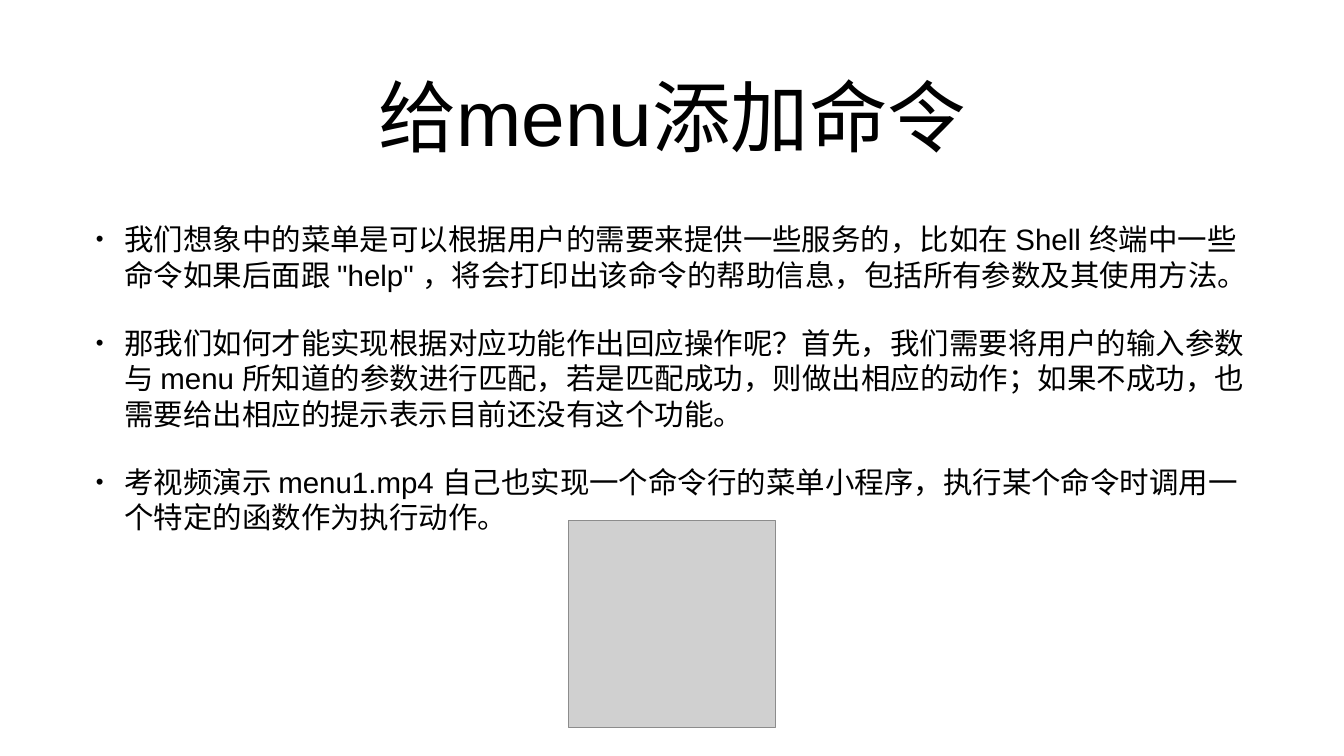
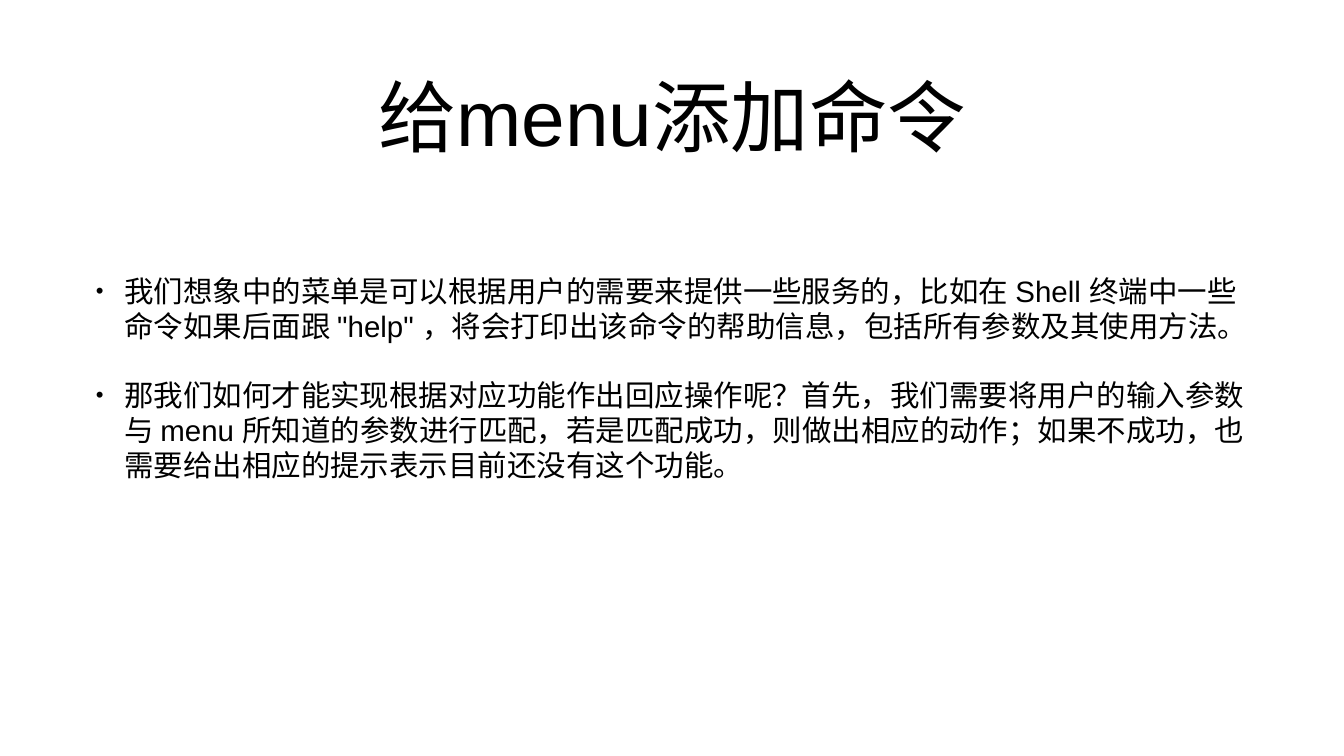
Before and after one commit to mengning/se, a slide deck: slide 16 of ppt/工程化编程实战——代码中的软件工程.pptx. Drawn at 1344x756 pixels with LibreOffice and Linux fonts; fonts in the diff are those of the drawing; grey boxes stand for pictures. Boxes give left, top, right and bottom in pixels: in the first picture for what was removed or moved away, otherwise in the second. Text is boxed around its words. In the diff, an @@ line names an element or a change of style, - is before the commit and + after.

```diff
--- a/ppt/工程化编程实战——代码中的软件工程.pptx
+++ b/ppt/工程化编程实战——代码中的软件工程.pptx
@@ text at (124,468,1238,531): paragraph removed @@
-• 考视频演示 menu1.mp4 自己也实现一个命令行的菜单小程序，执行某个命令时调用一个特定的函数作为执行动作。
@@ picture removed at (568,521,776,728) @@
```
Also in this commit, not shown: 21 other slides changed, 3 slides removed.
